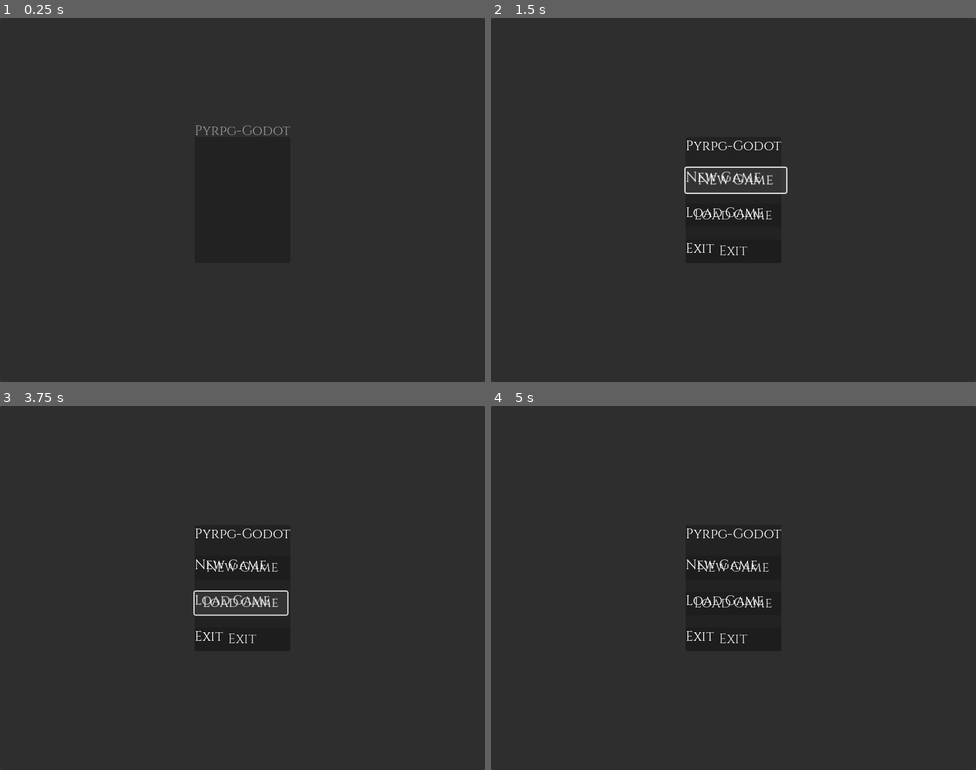
Above: before the commit, frames 1-4 (two rows, left to right).
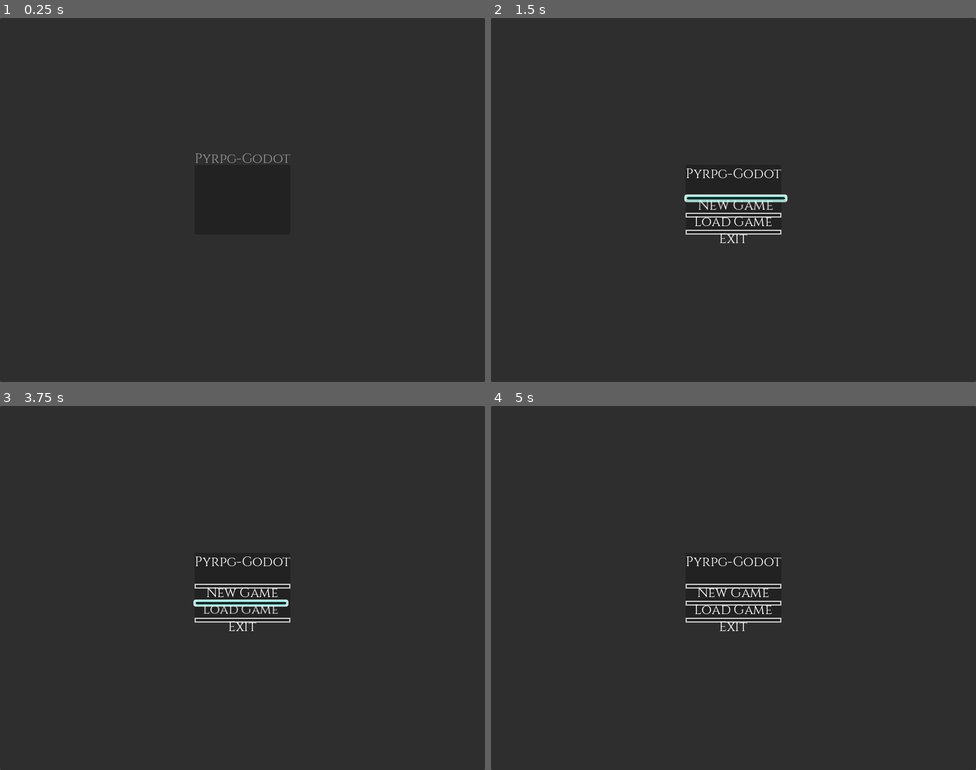
Above: after the commit, the same moments.

Repository: matt-taylor-git/godot-rpg-refactor
Game: Godot game, scene res://scenes/main.tscn
The game is run twice, just before and just after one commit, with the same random seed, the same clock (stepped at 60 frames per second) and the same inputs.
Inputs (mouse positions are in pixels of both pictures, inside the frame that each line leads up to):
- Up to frame 1 (0.25 s): no input
- Up to frame 2 (1.5 s): tap Enter at 0.5 s; move the mouse to (840, 181) at 0.52 s; hold Shift 0.53-1.25 s; click (840, 181) at 0.67 s; tap Space at 0.77 s; click "New Game" at 1.25 s
- Up to frame 3 (3.75 s): click "New Game" at 2 s; click "New Game" at 2.75 s; click "Load Game" at 3.5 s
- Up to frame 4 (5 s): click "Slot 1: [Empty]" at 4.25 s

The runs differ from the first frame. In frame 1, 0.3% of the frame differs, in the area x 40-60%, y 29-40%; in frame 2, 1.9%, in the area x 39-62%, y 33-66%; in frame 3, 1.7%; in frame 4, 1.4%.

Commit message:
Prevent duplicate button rendering and fix sizing issues
This commit addresses the root cause of overlapping button visuals:

1. **Prevent double rendering of button content:**
   - Store button text in custom `button_text` property
   - Clear Button's built-in text to prevent it from rendering
   - Set `flat = true` to prevent Button from drawing its background
   - Now only our custom child nodes (Background, Label, FocusIndicator) render

2. **Fix child node sizing:**
   - Added `_resize_children()` method to properly size and position child nodes
   - Connected to `resized` signal to maintain correct sizing
   - Child nodes now match the button's size exactly

3. **Maintain API compatibility:**
   - Added getter/setter for `button_text` property
   - Setter updates the label immediately when text changes

The issue was that Button was rendering its own text and background, while our custom UIButton was ALSO creating child nodes to render the same content, resulting in overlapping/duplicate visuals.

Diff:
--- a/scripts/components/UIButton.gd
+++ b/scripts/components/UIButton.gd
@@ -34,7 +34,24 @@
 var background: Panel = null
 var focus_indicator: Panel = null
 
+# Store button text separately (Button's text property will be kept empty to prevent double rendering)
+var button_text: String = "":
+	set(value):
+		button_text = value
+		if label:
+			label.text = button_text
+			label.visible = not button_text.is_empty()
+	get:
+		return button_text
+
 func _ready():
+	# Store the Button's text before we clear it (to prevent double rendering)
+	button_text = self.text
+	self.text = ""  # Clear Button's text so it doesn't render (we use custom Label)
+
+	# Make button flat so it doesn't draw its own background (we use custom nodes)
+	flat = true
+
 	# Create child nodes if they don't exist
 	_create_child_nodes()
 
@@ -53,10 +70,32 @@
 	original_scale = scale
 	original_modulate = modulate
 
-	# Initialize - use Button's built-in text property
+	# Initialize - use our custom button_text property
 	_update_label()
 	_apply_theme()
 	_update_state()
+
+	# Size and position child nodes to match button size
+	call_deferred("_resize_children")
+
+	# Connect to resized signal to keep children sized correctly
+	connect("resized", Callable(self, "_resize_children"))
+
+func _resize_children():
+	# Ensure child nodes match button's size
+	var button_size = size
+
+	if background:
+		background.position = Vector2.ZERO
+		background.size = button_size
+
+	if label:
+		label.position = Vector2.ZERO
+		label.size = button_size
+
+	if focus_indicator:
+		focus_indicator.position = Vector2.ZERO
+		focus_indicator.size = button_size
 
 func _exit_tree():
 	# Clean up active tween when node is removed
@@ -100,8 +139,8 @@
 
 func _update_label():
 	if label:
-		label.text = self.text  # Use Button's text property
-		label.visible = not self.text.is_empty()
+		label.text = button_text  # Use our custom text property
+		label.visible = not button_text.is_empty()
 
 func _apply_theme():
 	# Apply theme to child components
@@ -402,7 +441,7 @@
 func _get_minimum_size() -> Vector2:
 	var min_size = Vector2(44, 44)  # WCAG minimum touch target
 
-	if label and not self.text.is_empty():  # Use Button's text property
+	if label and not button_text.is_empty():  # Use our custom text property
 		var label_size = label.get_minimum_size()
 		min_size.x = max(min_size.x, label_size.x + 20)  # Add padding
 		min_size.y = max(min_size.y, label_size.y + 10)
